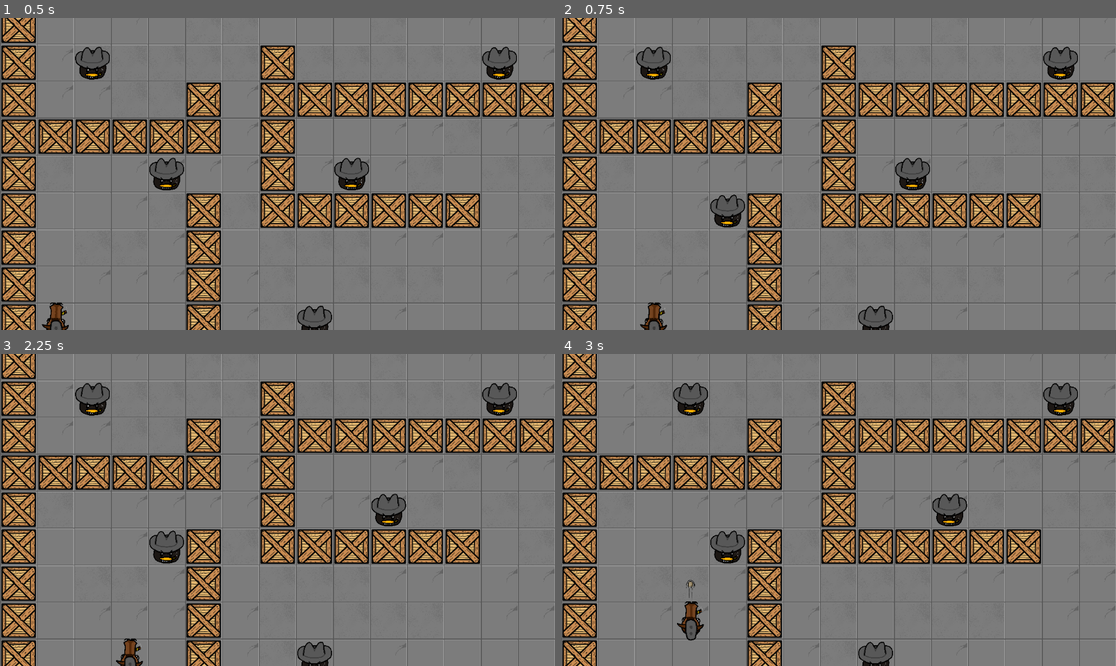
Above: before the commit, frames 1-4 (two rows, left to right).
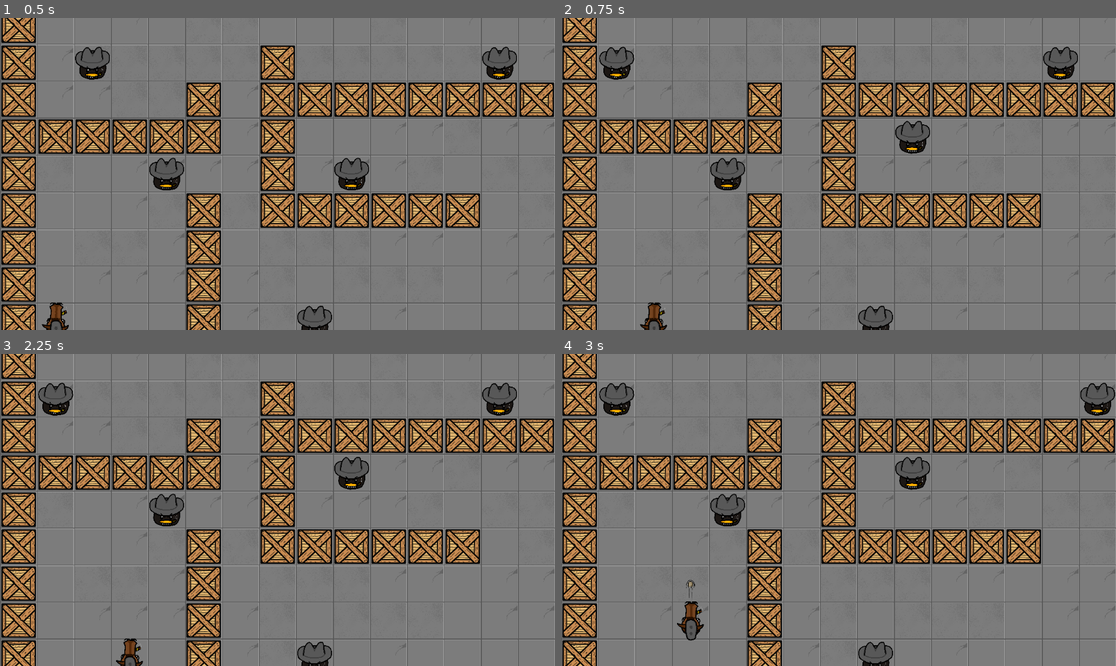
Above: after the commit, the same moments.

Repository: AT0M1X/TheHorseheadPact
Game: Godot game, scene res://scenes/main/Main.tscn
The game is run twice, just before and just after one commit, with the same random seed, the same clock (stepped at 60 frames per second) and the same inputs.
Inputs:
- Up to frame 1 (0.5 s): no input
- Up to frame 2 (0.75 s): tap Enter at 0.5 s; hold D (move_right) from 0.53 s (still down); hold Space (shoot) from 0.53 s (still down)
- Up to frame 3 (2.25 s): release D (move_right) at 1.28 s; release Space (shoot) at 1.28 s; hold S (move_down) 1.28-2.03 s; tap Space (shoot) at 1.35 s; tap Enter at 2 s; hold D (move_right) from 2.03 s (still down); hold Space (shoot) from 2.03 s (still down)
- Up to frame 4 (3 s): release D (move_right) at 2.78 s; release Space (shoot) at 2.78 s; hold W (move_up) from 2.78 s (still down); tap Space (shoot) at 2.85 s

Frame 1 is identical in both runs. In frame 2, 3.0% of the frame differs, in the area x 6-67%, y 9-68%; in frame 3, 3.0%; in frame 4, 4.0%, in the area x 6-100%, y 9-68%.

Commit message:
Added cooldown for enemy shooting.
Also updated enemy movement logic to be slightly more logical.

Diff:
--- a/autoload/TurnManager.gd
+++ b/autoload/TurnManager.gd
@@ -3,6 +3,7 @@
 var player
 var _enemies := []
 var bullets := []
+var dead_bullets := []
 var state := "player" # "player" or "enemies"
 var game_over := false
 var current_turn = 0
@@ -63,15 +64,15 @@
 			e.take_turn()
 
 func process_bullets():
-	var dead_bullets := []
 	for b in bullets:
 		if game_over:
 			return
-		if is_instance_valid(b) and b.move():
-			dead_bullets.append(b)
+		if is_instance_valid(b):
+			b.move()
 
 	for b in dead_bullets:
-		b.remove_bullet()
+		bullets.erase(b)
+	dead_bullets.clear()
 
 func player_die():
 	if game_over:
--- a/scripts/actors/Bullet.gd
+++ b/scripts/actors/Bullet.gd
@@ -13,20 +13,21 @@
 	check_collision(false)
 	spawn_turn = true
 
-func move() -> bool:
+func move():
 	if spawn_turn:
 		spawn_turn = false
-		return false
+		return
 
-	if check_collision(true): return true
+	if check_collision(true): return
 
 	if raycast.is_colliding():
 		var hit = raycast.get_collider()
 		if hit != TurnManager.player and !hit.is_in_group("enemies") and !hit.is_in_group("projectiles"):
-			return true
+			remove_bullet()
+			return
 
 	position += direction * Settings.tile_size
-	return check_collision(false)
+	check_collision(false)
 
 func check_collision(phase_check: bool) -> bool:
 	# Check against player
@@ -61,4 +62,4 @@
 
 func remove_bullet():
 	queue_free()
-	TurnManager.bullets.erase(self)
+	TurnManager.dead_bullets.append(self)
--- a/scripts/actors/Enemy.gd
+++ b/scripts/actors/Enemy.gd
@@ -1,7 +1,10 @@
 extends CharacterBody2D
 
 @export var Bullet : PackedScene
-@export_range(0, 1, 0.05) var MoveChance : float = 0.8
+@export_range(0, 1, 0.05) var MoveChance : float = 0.2
+## Number of turns enemy has to wait to shoot again
+@export var cooldown_turns : int = 1
+var current_cooldown = 0
 
 @onready var raycast: RayCast2D = $RayCast2D
 
@@ -17,9 +20,14 @@
 	if player == null:
 		return
 
-	if randf() > MoveChance:
+	if randf() < MoveChance:
 		if try_move():
 			return
+
+	# Prevent shooting during cooldown
+	if current_cooldown > 0:
+		current_cooldown -= 1
+		return
 
 	if is_axis_aligned_with_player(player) and has_line_of_sight_to(player):
 		if int(player.position.x) == int(position.x):
@@ -58,6 +66,8 @@
 	return false
 
 func shoot_at_player(x: float, y: float):
+	current_cooldown = cooldown_turns
+
 	var dir = Vector2(x, y)
 	var pos = position + dir * Settings.tile_size
 	var bullet = Bullet.instantiate()
@@ -66,15 +76,7 @@
 	bullet.spawn_turn = false
 
 func try_move() -> bool:
-	# Randomly decide direction
-	var x = 0
-	var y = 0
-	if randi() % 2:
-		y = (randi() % 2) * 2 - 1
-	else:
-		x = (randi() % 2) * 2 - 1
-
-	var direction = Vector2(x, y)
+	var direction = get_move()
 	last_dir = direction
 	var motion = direction * Settings.tile_size
 
@@ -88,3 +90,14 @@
 	# Safe to move: use move_and_collide for actual movement
 	move_and_collide(motion)
 	return true
+
+func get_move() -> Vector2:
+	# Randomly decide direction
+	var x = 0
+	var y = 0
+	if randi() % 2:
+		y = (randi() % 2) * 2 - 1
+	else:
+		x = (randi() % 2) * 2 - 1
+
+	return Vector2(x, y)
